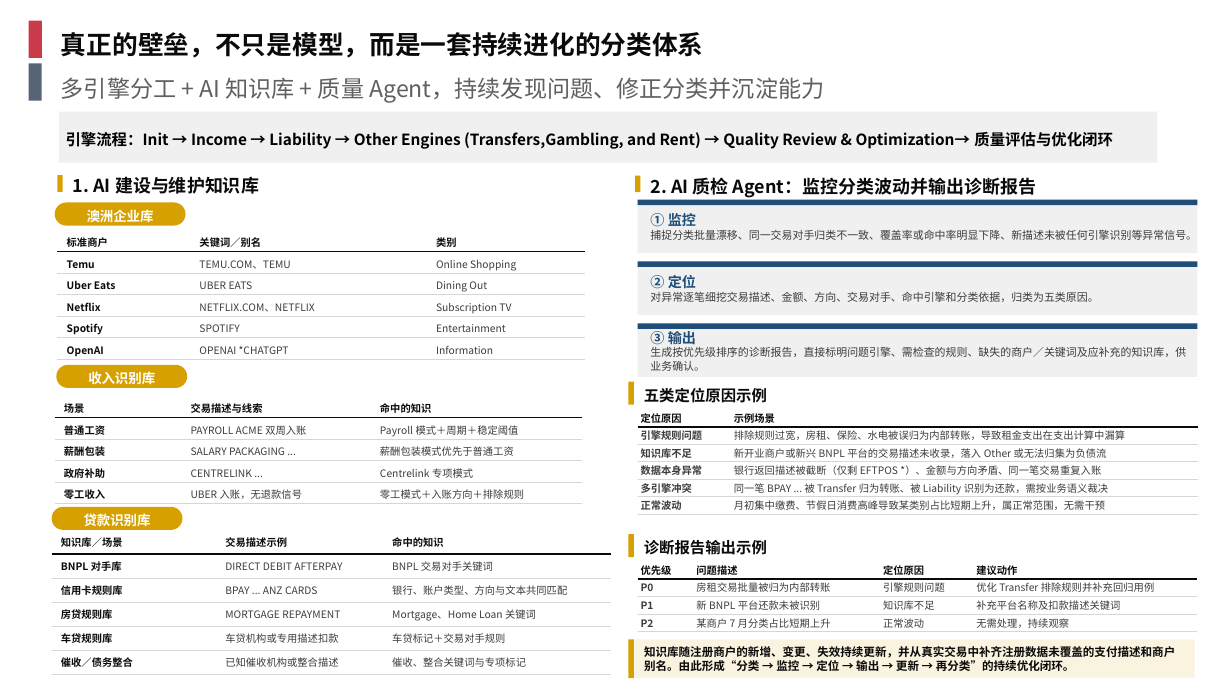
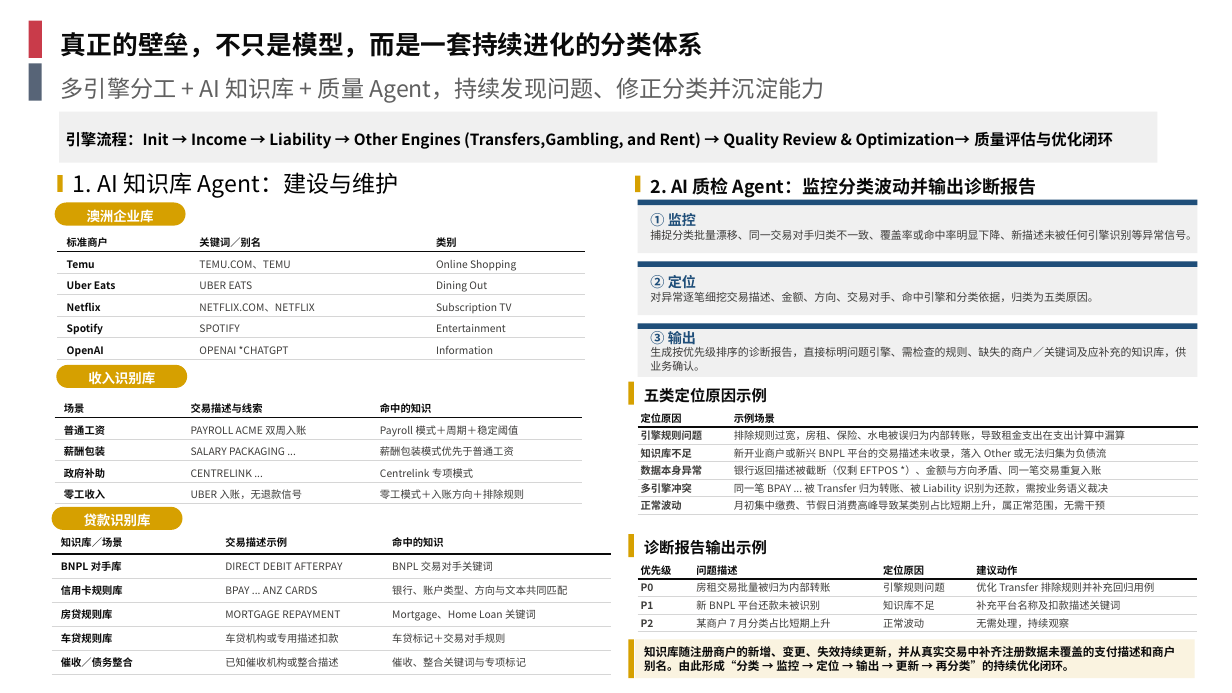
Before and after one commit to EliamZhang/AI-report-materials---August-13th, a slide deck: slide 3 of 银行流水分享_V1.9.pptx. Drawn at 1232x693 pixels with LibreOffice and Linux fonts; fonts in the diff are those of the drawing; background and template pictures are left out. Boxes give left, top, right and bottom in pixels: in the first picture for what was removed or moved away, otherwise in the second. Text is boxed around its words. In the diff, an @@ line names an element or a change of style, - is before the commit and + after.

Commit message:
银行流水分享 V1.9：收尾细节统一——两卡颜色统一深蓝、APR 补 42%、表头"分类"、第 3 页两 agent 命名对称（AI 知识库 Agent：建设与维护 / AI 质检 Agent）

```diff
--- a/银行流水分享_V1.9.pptx
+++ b/银行流水分享_V1.9.pptx
@@ text at <box>73,172,399,197</box>: text changed; size 14 to 18 pt; text colour #0A0A0A to #000000; bold off @@
-1. AI 建设与维护知识库
+1. AI 知识库 Agent：建设与维护
```
Also in this commit, not shown: 1 other slide changed.
